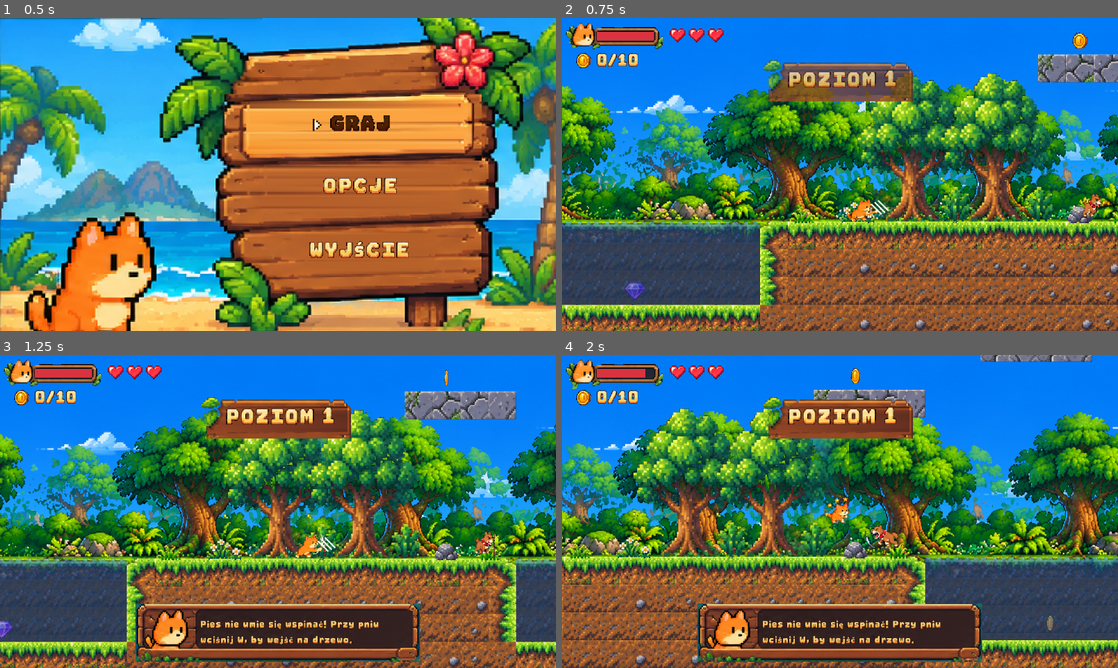
Above: before the commit, frames 1-4 (two rows, left to right).
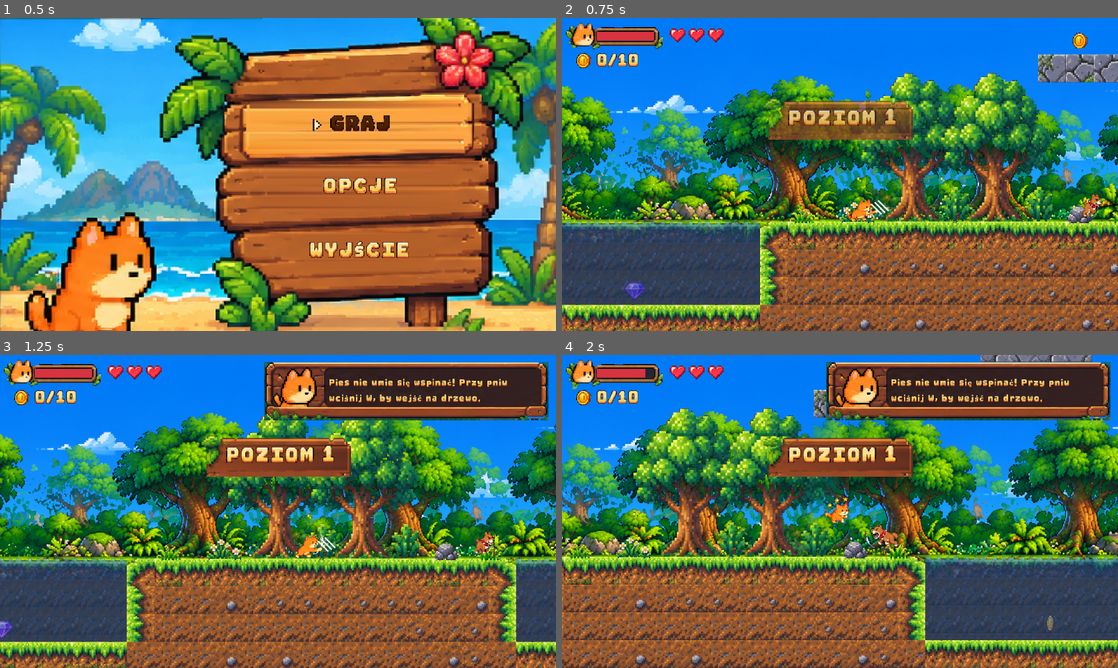
Above: after the commit, the same moments.

Repository: leksa-dev/cat-platformer
Game: Godot game, scene res://scenes/ui/main_menu.tscn
Same seed, same stepped clock (60 frames per second), same inputs: the game is played once before the commit and once after it.
Inputs:
- Up to frame 1 (0.5 s): no input
- Up to frame 2 (0.75 s): tap Enter (ui_accept) at 0.5 s; hold D (right) from 0.53 s (still down); hold J (attack) from 0.53 s (still down)
- Up to frame 3 (1.25 s): keep holding D (right); keep holding J (attack); tap Space (jump) at 0.77 s
- Up to frame 4 (2 s): keep holding D (right); release J (attack) at 1.28 s; tap Shift (dash) at 1.35 s; tap Space (jump) at 1.52 s

Frame 1 is identical in both runs. In frame 2, 6.3% of the frame differs, in the area x 36-64%, y 13-39%; in frame 3, 23%; in frame 4, 23%, in the area x 24-99%, y 2-98%.

Commit message:
Hints in the top-right corner, level banner moved below them
Co-Authored-By: Claude Opus 5.5 <noreply@anthropic.com>
Claude-Session: https://claude.ai/code/session_011nTXPMpz8sabEPGxZfve52

Diff:
--- a/scenes/ui/hud.tscn
+++ b/scenes/ui/hud.tscn
@@ -81,9 +81,9 @@
 expand_mode = 1
 modulate = Color(1, 1, 1, 0)
 offset_left = 116.0
-offset_top = 22.0
+offset_top = 44.0
 offset_right = 204.0
-offset_bottom = 48.0
+offset_bottom = 70.0
 texture = ExtResource("6_banner")
 
 [node name="Text" type="Label" parent="Banner"]
@@ -120,12 +120,12 @@
 [node name="HintBox" type="TextureRect" parent="."]
 expand_mode = 1
 modulate = Color(1, 1, 1, 0)
-offset_left = 23.0
-offset_top = 121.0
-offset_right = 296.0
-offset_bottom = 177.0
+offset_left = 43.0
+offset_top = 4.0
+offset_right = 316.0
+offset_bottom = 60.0
 scale = Vector2(0.6, 0.6)
-pivot_offset = Vector2(136.5, 56)
+pivot_offset = Vector2(273, 0)
 texture = ExtResource("5_dialog")
 
 [node name="Text" type="Label" parent="HintBox"]
Binary file added: screenshots/hint_corner.png
Not shown, added: screenshots/hint_corner.png.import
